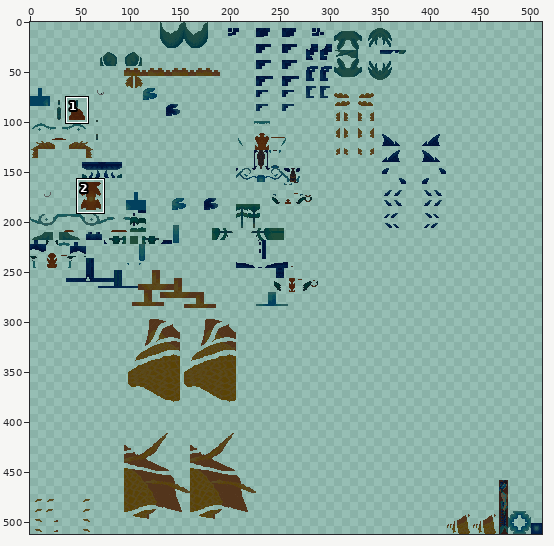
One commit to this sprite sheet: src/test/resources/Honey_Rain__adult_glow.png. The first picture is a wide view before the edit; the outline marks the close-up.
Close-up. The starting point:
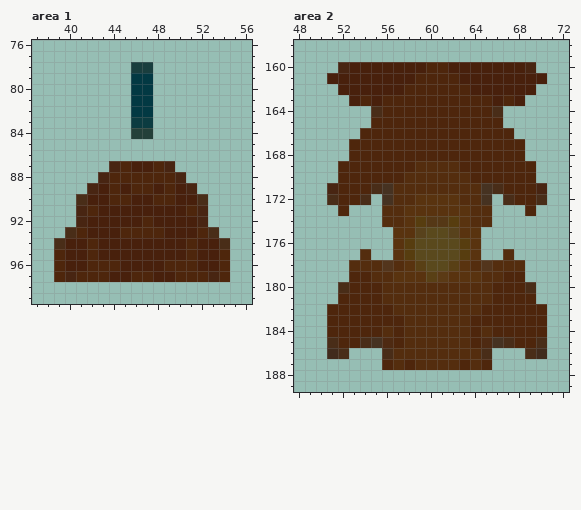
The file is 512x512 pixels. Pixels under 10% opacity are left out. Colours within 5 levels of each other are drawn and written as one. Shown: area 1: x 37..56, y 76..99; area 2: x 48..72, y 158..189. The commit also changed other parts of the picture, which this record leaves out.
Now the later version:
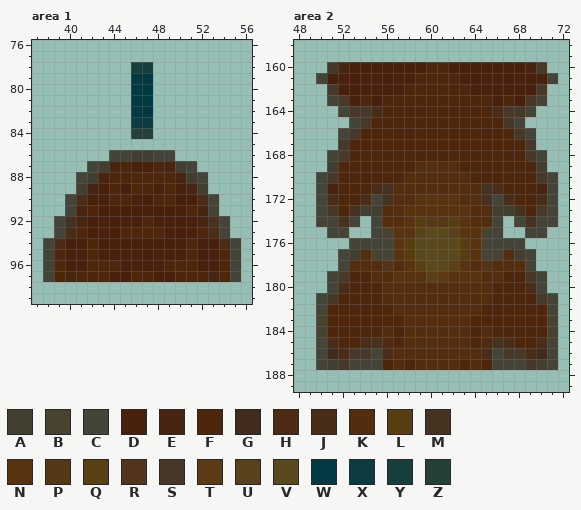
Palette (. is transparent): A #423f31  B #484231  C #444438  D #48200c  E #482512  F #4e260c  G #412b1c  H #4e2a12  J #492d18  K #542d0e  L #573d0f  M #463221  N #59330f  P #553816  Q #594015  R #53351c  S #473829  T #5b3a15  U #58421c  V #5a491d  W #023943  X #0c3c41  Y #193e3e  Z #244039
The edit:
Area 1:
The author put colour A in row 86 at x 46 to 47; in row 87 at x 43 and 50; in row 88 at x 42 and 51; in row 89 at x 41 and 52.
The author put colour C in row 86 at x 44 to 45 and 48 to 49; in row 87 at x 42 and 51; in row 88 at x 41 and 52; in rows 90 to 91 at x 40 and 53; in rows 92 to 93 at x 39 and 54; in rows 94 to 97 at x 38 and 55.
The author put colour M in row 92 at x 40 and 53.
Area 2:
The author put colour A in row 169 at x 51 and 70; in row 173 at x 54 to 55 and 66 to 67; in row 177 at x 53 and 68; in row 187 at x 51 and 70.
The author put colour B in row 175 at x 56 and 65; in row 177 at x 55 and 66; in rows 183 to 184 at x 50 and 71.
The author put colour C in row 161 at x 50 and 71; in row 163 at x 51 and 70; in row 164 at x 52 and 69; in row 165 at x 53 and 68; in row 166 at x 52 and 69; in row 168 at x 51 and 70.
The author put colour C in rows 170 to 171 at x 50 and 71; in row 172 at x 50, 55, 66 and 71; in row 173 at x 50 and 71; in row 174 at x 50 to 51, 53, 55, 66, 68 and 70 to 71; in row 175 at x 51 to 52, 55, 66 and 69 to 70; in row 176 at x 53 to 56 and 65 to 68.
The author put colour C in row 177 at x 52, 56, 65 and 69; in row 178 at x 52 and 69; in rows 179 to 180 at x 51 and 70; in rows 181 to 182 at x 50 and 71; in row 185 at x 50 and 71; in row 186 at x 50, 55, 66 and 71.
The author put colour C in row 187 at x 50, 53 to 55, 66 to 68 and 71.
The author put colour M in row 173 at x 53 and 68; in row 174 at x 52 and 69.
The author put colour S in row 160 at x 51 and 70; in row 162 at x 51 and 70; in row 163 at x 52 and 69; in row 164 at x 53 to 54 and 67 to 68; in row 165 at x 54 and 67; in row 166 at x 53 and 68.
The author put colour S in rows 167 to 168 at x 52 and 69; in row 170 at x 51 and 70; in row 173 at x 51 and 70; in row 179 at x 52 and 69; in row 181 at x 51 and 70; in row 186 at x 53 to 54 and 67 to 68.
The author put colour S in row 187 at x 52 and 69.
Where, in picture pixels (left, top, right, bottom), the same in both close-ups:
added: (43, 150, 241, 282)
added: (316, 62, 393, 370)
added: (481, 62, 558, 370)
